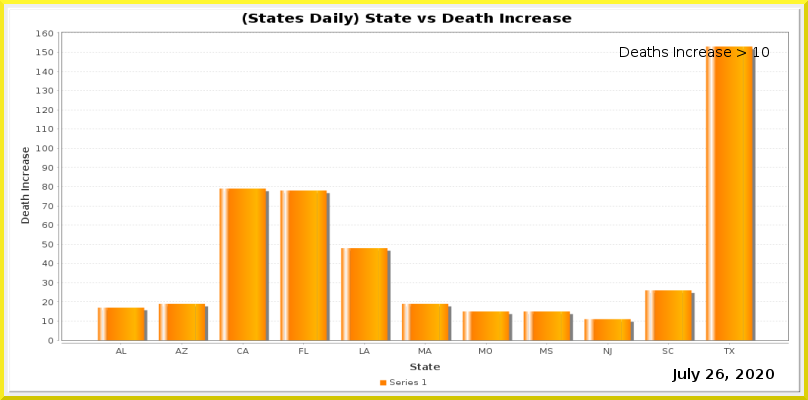
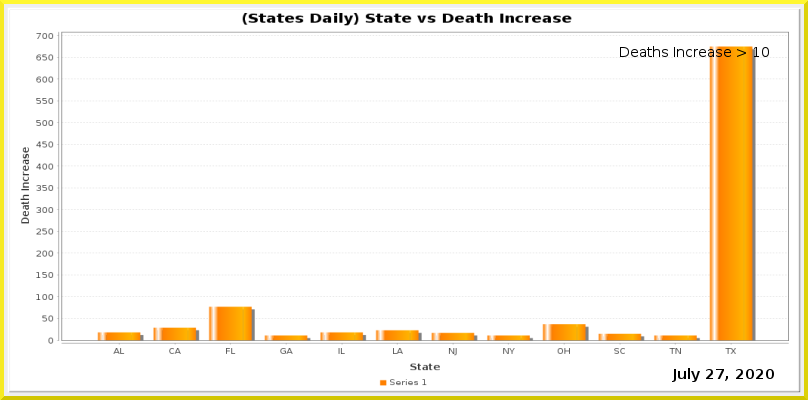
Revision of a layered (808, 400) image; what changed, layer by layer:
painted on "Current Date" over [716, 369, 724, 379]
painted on "Date_vs_TestIncrease.png" over [36, 30, 789, 356]
